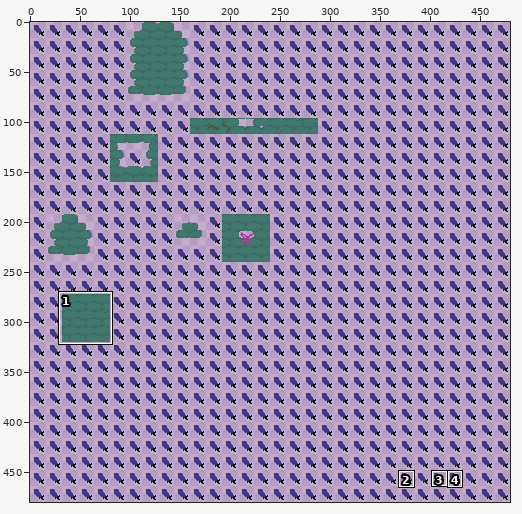
File history of a pixel-art file, Assets/Sprites/Tiles/background_bricks.aseprite. Above: a wide view before the commit, with the close-up outlined.
Close-up. Before:
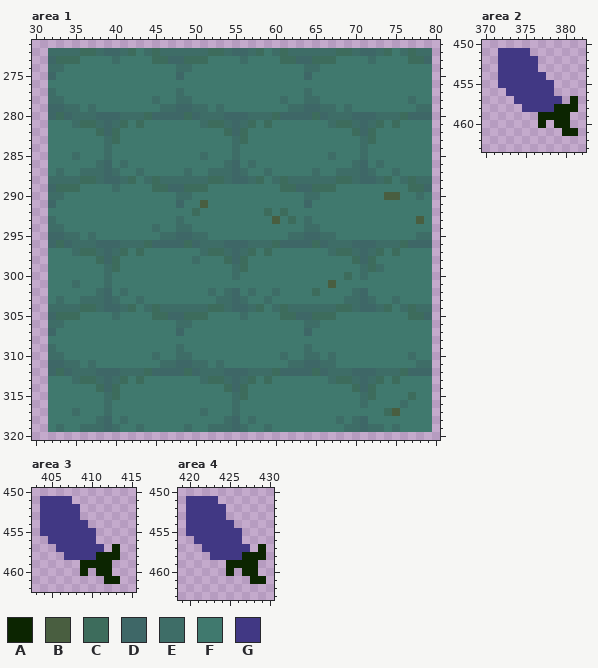
480x480 pixels, 1 frame. Colours within 5 levels of each other are drawn and written as one. Shown: area 1: x 30..80, y 271..320; area 2: x 370..382, y 450..463; area 3: x 403..415, y 450..462; area 4: x 419..430, y 450..463. The commit also changed other parts of the picture, which this record leaves out.
Palette (. is transparent): A #0c2501  B #495e40  C #3d6c5c  D #3e6767  E #3e6d67  F #40796e  G #413884
After:
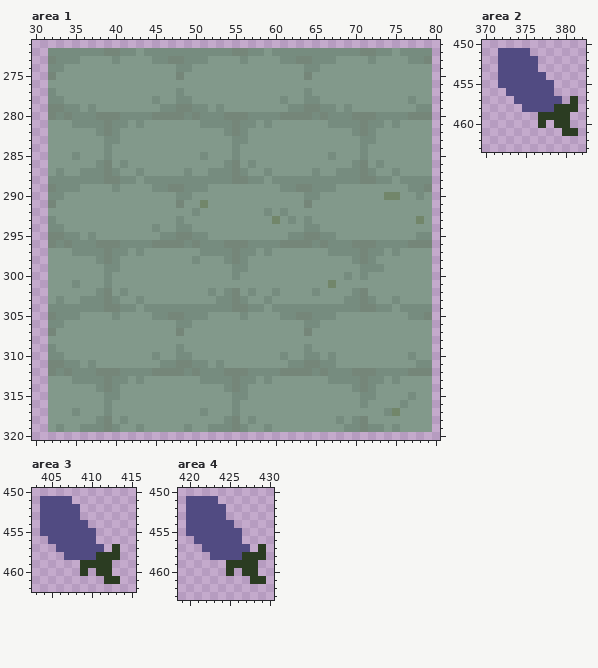
Difference:
colour A: #0c2501 -> #2b3c22
colour B: #495e40 -> #72866a
colour D: #3e6767 -> #758679
colour E: #3e6d67 -> #768c7f
colour F: #40796e -> #82998b
colour G: #413884 -> #514b82
Changed rows in their new state; - is a pixel that keeps its letter.
Area 1:
first column x 33:
272 ---EE----E--E------EE----E--E------EE----E--E-
273 EEE---------EE--EEE---------EE--EEE---------EE
first column x 33:
280 E----------E----E----------E----E----------E
281 ---EE---E-E--------EE---E-E--------EE---E-E-
282 -----E-E-------------E-E-------------E-E----
283 -------E---------------E---------------E----
first column x 33:
288 ---EE----E--E------EE----E--E------EE----E--E-
289 EEE---------EE--EEE---------EE--EEE---------EE
292 -----------------E--------E-E-----------------
293 -----------------------------E----------------
296 E----------E----E----------E----E----------E--
297 ---EE---E-E--------EE---E-E--------EE---E-E---
298 -----E-E-------------E-E-------------E-E------
299 -------E---------------E---------------E------
300 ------------------------------------E---------
302 --------------------------------E-------------
304 ---EE----E--E------EE----E--E------EE----E--E-
305 EEE---------EE--EEE---------EE--EEE---------EE
first column x 33:
312 E----------E----E----------E----E----------E-
313 ---EE---E-E--------EE---E-E--------EE---E-E--
314 -----E-E-------------E-E-------------E-E-----
315 -------E---------------E---------------E----E
317 -----------------------------------------E---
Where, in picture pixels (left, top, right, bottom), the same in both close-ups:
changed: (48, 48, 432, 432)
changed: (498, 48, 578, 136)
changed: (40, 496, 120, 584)
changed: (186, 496, 266, 584)
